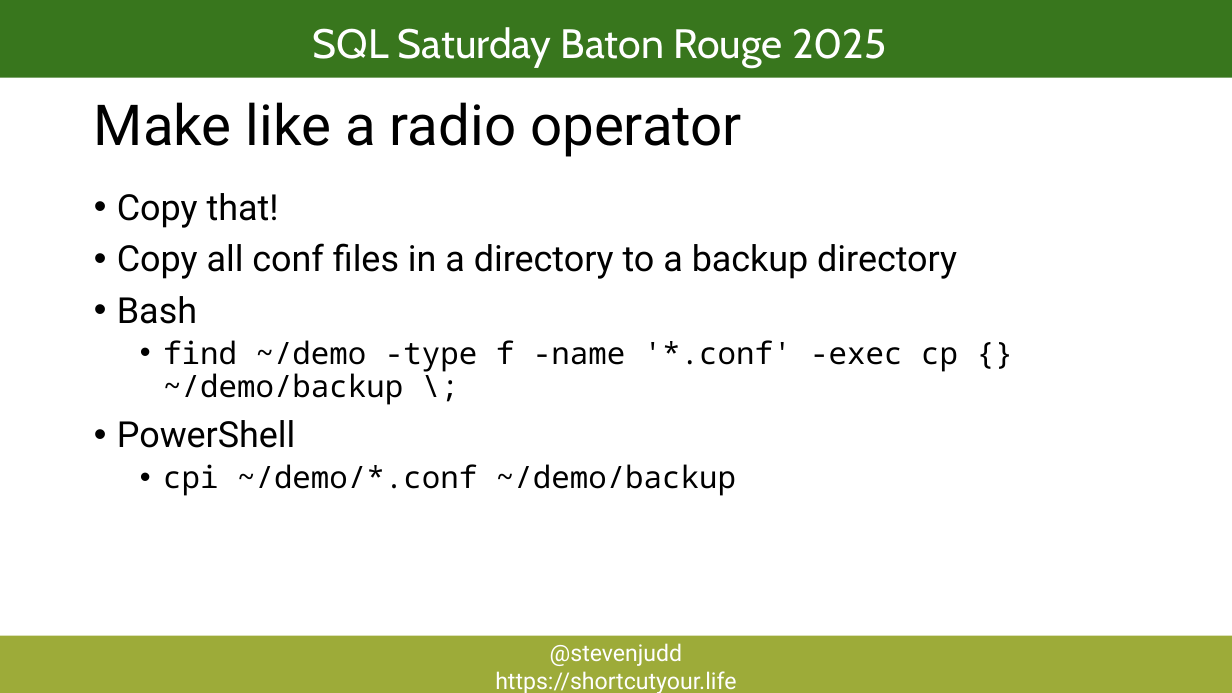
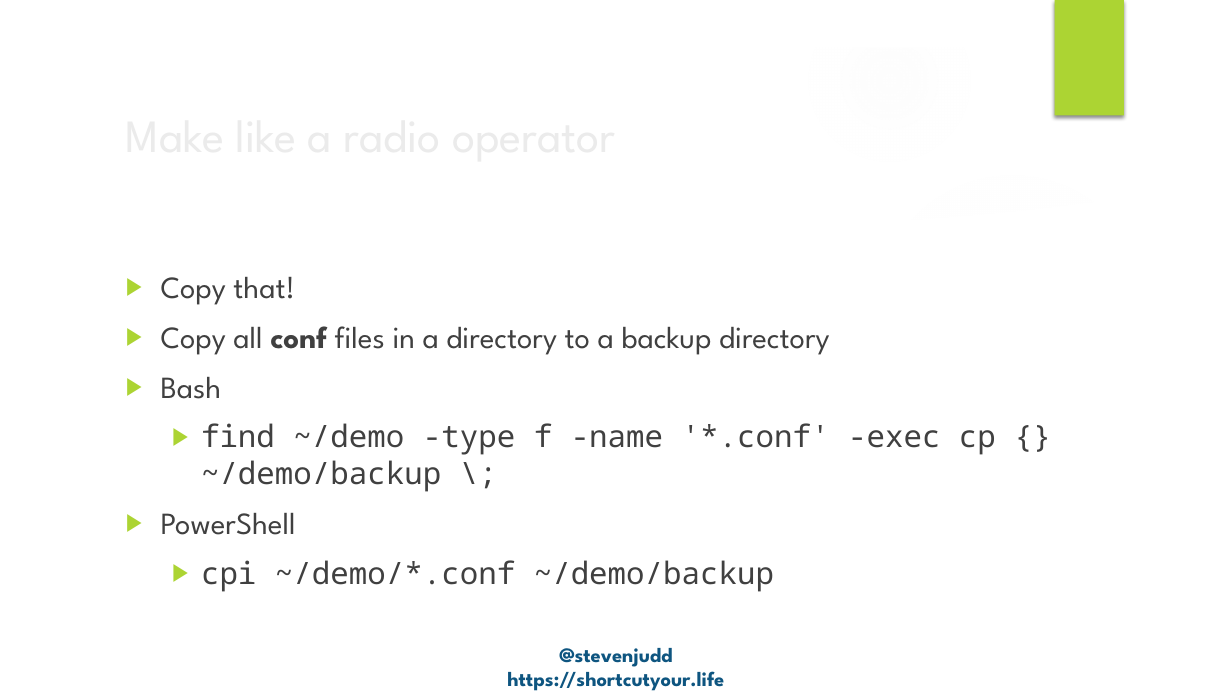
Before and after one commit to stevenjudd/DontBashPowerShell, a slide deck: slide 6 of Dont Bash PowerShell.pptx (slide 9 before the commit). Drawn at 1232x693 pixels with LibreOffice and Linux fonts; fonts in the diff are those of the drawing; background and template pictures are left out. Boxes give left, top, right and bottom in pixels: in the first picture for what was removed or moved away, otherwise in the second. Text is boxed around its words. In the diff, an @@ line names an element or a change of style, - is before the commit and + after.

Commit message:
added gitignore rearranged demos fixed demo path updated slides

```diff
--- a/Dont Bash PowerShell.pptx
+++ b/Dont Bash PowerShell.pptx
@@ rectangle removed at (0,0,1232,78) @@
@@ group added at (0,0,1232,693): 5 ellipses, 3 freeform shapes @@
@@ text removed at (313,27,887,67) @@
-SQL Saturday Baton Rouge 2025
@@ rectangle added at (1055,0,1124,116), fill #ACD433 @@
@@ title "Make like a radio operator": place and size @@
-title "Make like a radio operator" at (94,102,742,157)
+title "Make like a radio operator" at (116,98,1002,169)
@@ title "Make like a radio operator" at (116,98,1002,169): size 44 to 36 pt, font Roboto to League Spartan, text colour #000000 to #EBEBEB; line spacing 0.9 to 1; vertical alignment top to middle @@
@@ text "Copy that!": place and size @@
-text "Copy that!" at (117,193,958,496)
+text "Copy that!" at (161,277,996,592)
@@ text "Copy that!" at (161,277,996,592): size 28 to 24 pt, font Roboto to League Spartan in "Copy that!", "Copy all conf files in a directory ...", "Bash", "PowerShell"; text colour #000000 to #404040; bold on in "conf"; bullet • to ▶; line spacing 0.9 to 1; more space between paragraphs @@
@@ text "@stevenjudd": place and size @@
-text "@stevenjudd" at (0,636,1232,693)
+text "@stevenjudd" at (507,648,724,691)
@@ text "@stevenjudd" at (507,648,724,691): size 18 to 16 pt, font Roboto to League Spartan, text colour #FFFFFF to #0E5580, bold on; fill #9DAB39 to none @@
```
Also in this commit, not shown: 14 other slides changed, 2 slides removed, 2 other files.
